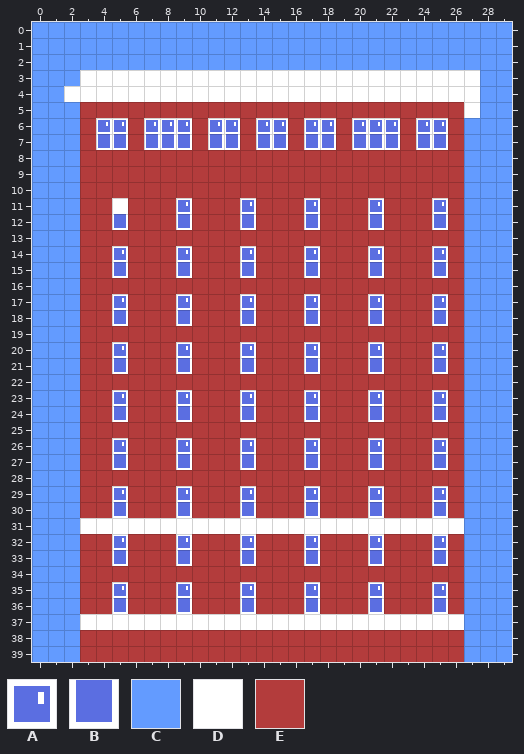
Tiled map -- ASSETS/Maps/map1.tmx. The picture above was drawn from the file before the commit.
Cells are 8x8 px. Shown: x 0..29, y 0..39.
Key: from "tileset": A 29, B 40, C 44, D 55, E 56.
_ is an empty cell, # one hidden under a higher layer.
Layer "Tile Layer 1" before, first column x 0:
 1 CCCCCCCCCCCCCCCCCCCCCCCCCCCCCC
 2 CCCCCCCCCCCCCCCCCCCCCCCCCCCCCC
 3 CCCDDDDDDDDDDDDDDDDDDDDDDDDDCC
 4 CCDDDDDDDDDDDDDDDDDDDDDDDDDDCC
 5 CCCEEEEEEEEEEEEEEEEEEEEEEEEDCC
 6 CCCEAAEAAAEAAEAAEAAEAAAEAAECCC
 7 CCCEBBEBBBEBBEBBEBBEBBBEBBECCC
 8 CCCEEEEEEEEEEEEEEEEEEEEEEEECCC
 9 CCCEEEEEEEEEEEEEEEEEEEEEEEECCC
10 CCCEEEEEEEEEEEEEEEEEEEEEEEECCC
11 CCCEEDEEEAEEEAEEEAEEEAEEEAECCC
12 CCCEEBEEEBEEEBEEEBEEEBEEEBECCC
13 CCCEEEEEEEEEEEEEEEEEEEEEEEECCC
14 CCCEEAEEEAEEEAEEEAEEEAEEEAECCC
15 CCCEEBEEEBEEEBEEEBEEEBEEEBECCC
16 CCCEEEEEEEEEEEEEEEEEEEEEEEECCC
17 CCCEEAEEEAEEEAEEEAEEEAEEEAECCC
18 CCCEEBEEEBEEEBEEEBEEEBEEEBECCC
19 CCCEEEEEEEEEEEEEEEEEEEEEEEECCC
20 CCCEEAEEEAEEEAEEEAEEEAEEEAECCC
21 CCCEEBEEEBEEEBEEEBEEEBEEEBECCC
22 CCCEEEEEEEEEEEEEEEEEEEEEEEECCC
23 CCCEEAEEEAEEEAEEEAEEEAEEEAECCC
24 CCCEEBEEEBEEEBEEEBEEEBEEEBECCC
25 CCCEEEEEEEEEEEEEEEEEEEEEEEECCC
26 CCCEEAEEEAEEEAEEEAEEEAEEEAECCC
27 CCCEEBEEEBEEEBEEEBEEEBEEEBECCC
28 CCCEEEEEEEEEEEEEEEEEEEEEEEECCC
29 CCCEEAEEEAEEEAEEEAEEEAEEEAECCC
30 CCCEEBEEEBEEEBEEEBEEEBEEEBECCC
31 CCCDDDDDDDDDDDDDDDDDDDDDDDDCCC
32 CCCEEAEEEAEEEAEEEAEEEAEEEAECCC
33 CCCEEBEEEBEEEBEEEBEEEBEEEBECCC
34 CCCEEEEEEEEEEEEEEEEEEEEEEEECCC
35 CCCEEAEEEAEEEAEEEAEEEAEEEAECCC
36 CCCEEBEEEBEEEBEEEBEEEBEEEBECCC
37 CCCDDDDDDDDDDDDDDDDDDDDDDDDCCC
38 CCCEEEEEEEEEEEEEEEEEEEEEEEECCC
39 CCCEEEEEEEEEEEEEEEEEEEEEEEECCC
The result:
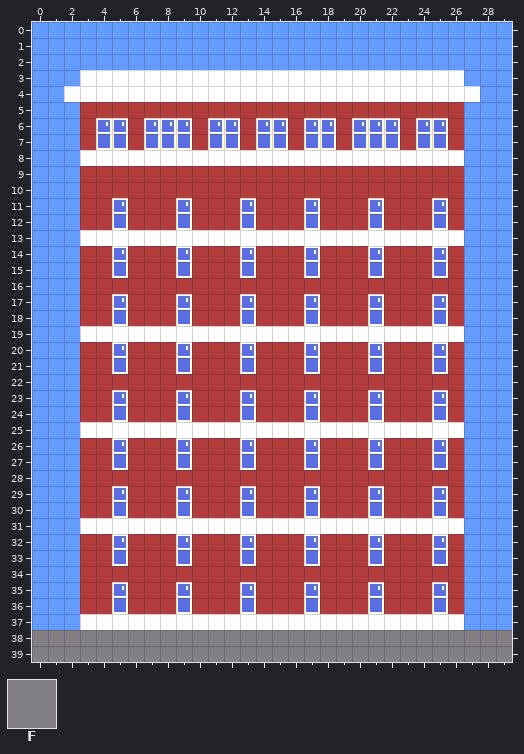
Further tiles: from "tileset": F 57.
What changed:
Layer "Tile Layer 1":
y 3: x 27 D -> C
y 5: x 27 D -> C
y 8: x 3..26 EEEEEEEEEEEEEEEEEEEEEEEE -> DDDDDDDDDDDDDDDDDDDDDDDD
y 11: x 5 D -> #
y 13: x 3..26 EEEEEEEEEEEEEEEEEEEEEEEE -> DDDDDDDDDDDDDDDDDDDDDDDD
y 19: x 3..26 EEEEEEEEEEEEEEEEEEEEEEEE -> DDDDDDDDDDDDDDDDDDDDDDDD
y 25: x 3..26 EEEEEEEEEEEEEEEEEEEEEEEE -> DDDDDDDDDDDDDDDDDDDDDDDD
y 38: x 0..29 CCCEEEEEEEEEEEEEEEEEEEEEEEECCC -> FFFFFFFFFFFFFFFFFFFFFFFFFFFFFF
y 39: x 0..29 CCCEEEEEEEEEEEEEEEEEEEEEEEECCC -> FF#FFFFFFFFFFFFFFFFFFFFFFFFFFF
Layer "Tile Layer 2":
y 11: x 5 _ -> A
y 39: x 2 _ -> F
